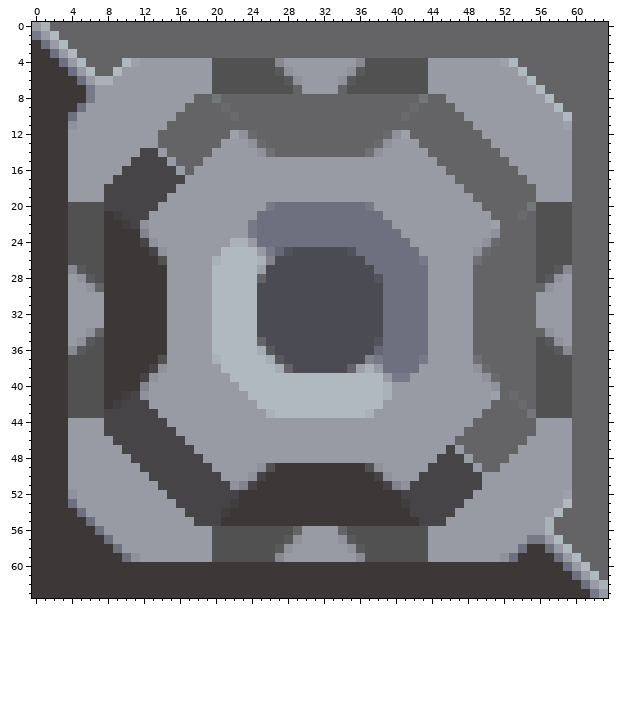
Two versions of one pixel-art sprite, sprites/blocks/crafter/silicon-kiln.png. Above, as it was before the edit.
The file is 64x64 pixels. Colours within 5 levels of each other are drawn and written as one.
After:
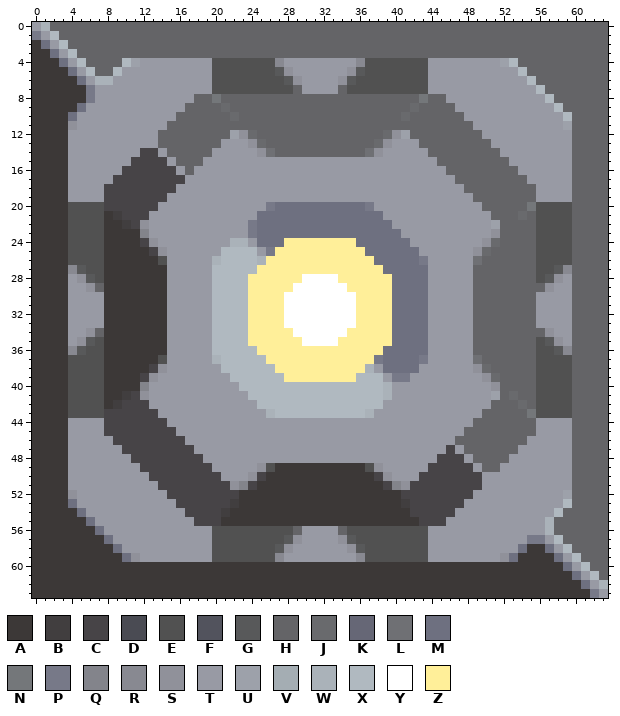
Palette (. is transparent): A #3c3837  B #413e3f  C #474447  D #4a4b53  E #515151  F #52535d  G #58595a  H #646467  J #696a6d  K #666776  L #6f7074  M #6e7080  N #74777a  P #777988  Q #83848b  R #888991  S #90919a  T #989aa4  U #9da1aa  V #a4adb3  W #aab2b9  X #b0b9c0  Y #ffffff  Z #ffef99
Diff:
{"y":24,"x":28,"old":"MMMMMMMM","new":"ZZZZZZZZ"}
{"y":25,"x":27,"old":"KFDDDDDDFM","new":"ZZZZZZZZZZ"}
{"y":26,"x":26,"old":"QDDDDDDDDDDM","new":"ZZZZZZZZZZZZ"}
{"y":27,"x":25,"old":"UDDDDDDDDDDDDM","new":"ZZZZZZZZZZZZZZ"}
{"y":28,"x":24,"old":"XHDDDDDDDDDDDDFM","new":"ZZZZZZYYYYZZZZZZ"}
{"y":29,"x":24,"old":"XDDDDDDDDDDDDDDM","new":"ZZZZZYYYYYYZZZZZ"}
{"y":30,"x":24,"old":"XDDDDDDDDDDDDDDM","new":"ZZZZYYYYYYYYZZZZ"}
{"y":31,"x":24,"old":"XDDDDDDDDDDDDDDM","new":"ZZZZYYYYYYYYZZZZ"}
{"y":32,"x":24,"old":"XDDDDDDDDDDDDDDM","new":"ZZZZYYYYYYYYZZZZ"}
{"y":33,"x":24,"old":"XDDDDDDDDDDDDDDM","new":"ZZZZYYYYYYYYZZZZ"}
{"y":34,"x":24,"old":"XDDDDDDDDDDDDDDM","new":"ZZZZZYYYYYYZZZZZ"}
{"y":35,"x":24,"old":"XHDDDDDDDDDDDDFM","new":"ZZZZZZYYYYZZZZZZ"}
{"y":36,"x":25,"old":"VGDDDDDDDDDDDK","new":"ZZZZZZZZZZZZZZ"}
{"y":37,"x":26,"old":"VGDDDDDDDDDQ","new":"ZZZZZZZZZZZZ"}
{"y":38,"x":27,"old":"VHDDDDDDHU","new":"ZZZZZZZZZZ"}
{"y":39,"x":28,"old":"XXXXXXXX","new":"ZZZZZZZZ"}
